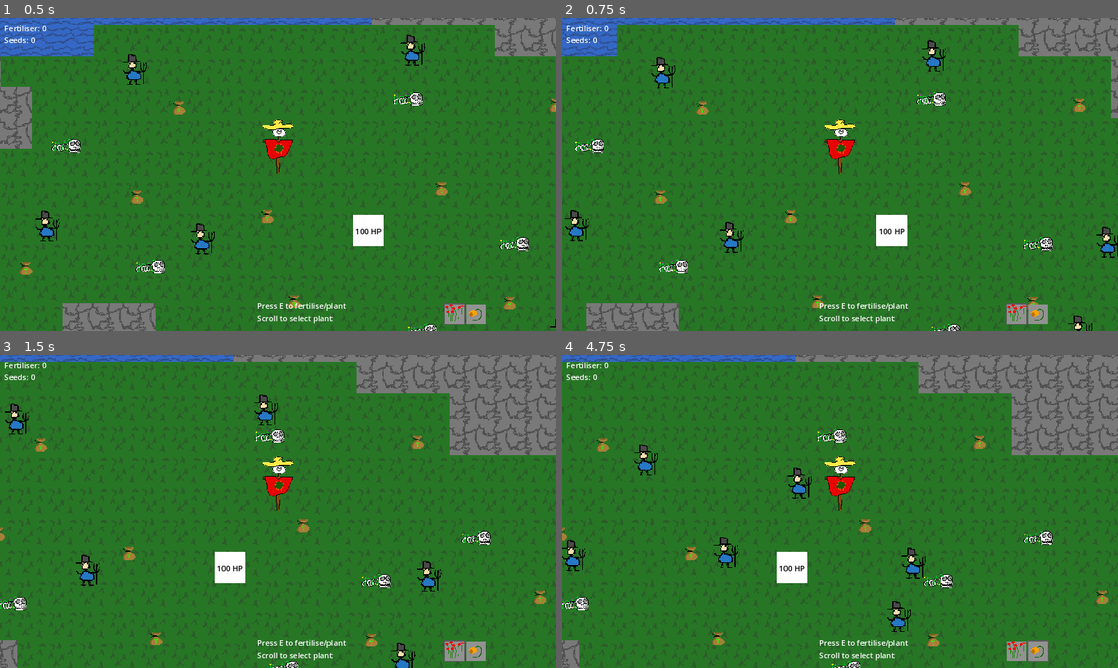
Above: before the commit, frames 1-4 (two rows, left to right).
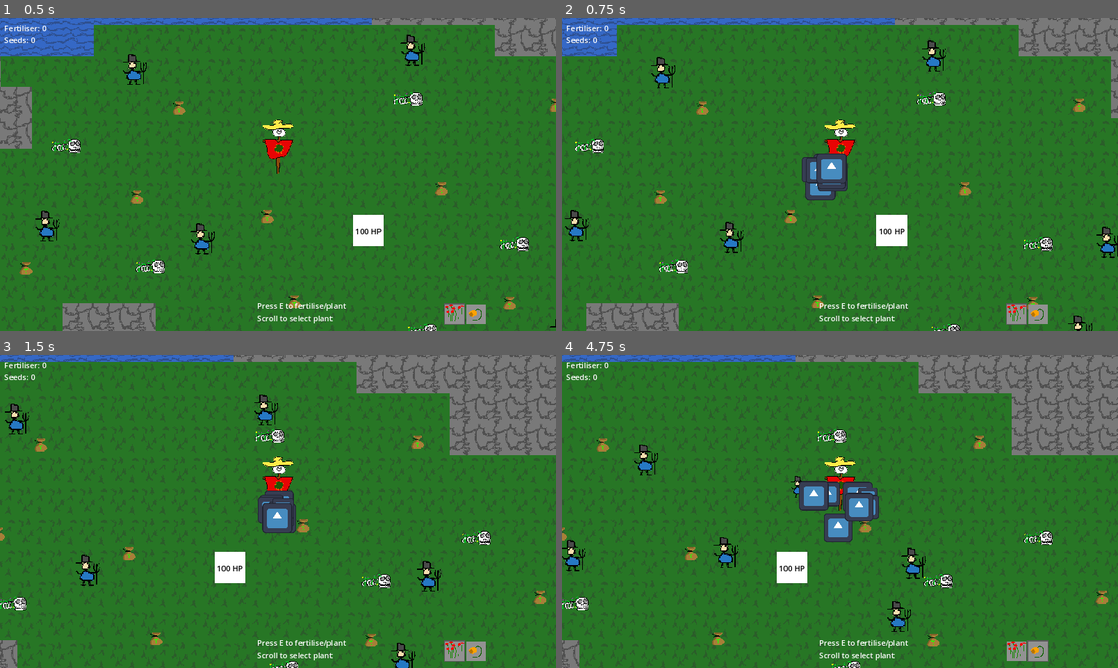
Above: after the commit, the same moments.

Repository: coat-soup/pixel-jam-2025
Game: Godot game, scene res://levels/gameplay_prototyping.tscn
Same seed, same stepped clock (60 frames per second), same inputs: the game is played once before the commit and once after it. The engine's default icon, where the game draws it, is replaced by a stand-in: a white triangle on a blue panel in a dark square.
Inputs (mouse positions are in pixels of both pictures, inside the frame that each line leads up to):
- Up to frame 1 (0.5 s): no input
- Up to frame 2 (0.75 s): tap E (interact) at 0.5 s; move the mouse to (962, 158) at 0.52 s; press the mouse at (962, 158) at 0.53 s; hold D (right) from 0.53 s (still down)
- Up to frame 3 (1.5 s): release D (right) at 1.25 s; release the mouse at (400, 495) at 1.25 s; tap E (interact) at 1.25 s; drag from (166, 527) to (266, 436) at 1.27 s
- Up to frame 4 (4.75 s): tap E (interact) every 0.75 s from 2 to 4.25 s; move the mouse to (895, 442) at 2.02 s; press the mouse at (895, 442) at 2.03 s; hold D (right) 2.03-2.75 s; tap Mouse wheel up (next_plant) at 2.1 s; release the mouse at (895, 442) at 2.75 s; drag from (812, 574) to (901, 539) at 2.77 s; move the mouse to (1006, 558) at 3.52 s; press the mouse at (1006, 558) at 3.53 s; hold A (left) 3.53-4.25 s; release the mouse at (1006, 558) at 4.25 s; drag from (673, 464) to (1034, 539) at 4.27 s

Frame 1 is identical in both runs. In frame 2, 1.1% of the frame differs, in the area x 43-52%, y 43-59%; in frame 3, 0.9%; in frame 4, 2.0%, in the area x 40-57%, y 36-60%.

Commit message:
player attacks

Diff:
--- a/enemies/enemy.gd
+++ b/enemies/enemy.gd
@@ -26,6 +26,10 @@
 
 func take_damage(amount : int):
 	cur_health -= amount
+	var s = float(cur_health)/float(max_health)
+	s = s/2 + 0.5
+	scale = Vector2(s, s)
+	print(scale)
 	if cur_health <= 0:
 		die()
 
--- a/plants/scripts/plant.gd
+++ b/plants/scripts/plant.gd
@@ -7,5 +7,5 @@
 @export var growth_time : float = 8.0
 @export var range : int = 10
 @export var damage : float = 7
-@export var speed : float = 0.5
+@export var speed : float = 1
 @export var attack_scene : PackedScene
--- a/player/player.tscn
+++ b/player/player.tscn
@@ -1,15 +1,20 @@
-[gd_scene load_steps=9 format=3 uid="uid://b00gmy7bv7qai"]
+[gd_scene load_steps=12 format=3 uid="uid://b00gmy7bv7qai"]
 
 [ext_resource type="Script" path="res://player/scripts/player.gd" id="1_fyvvm"]
-[ext_resource type="Texture2D" uid="uid://c2vhoha04ienm" path="res://player/scarecrow.png" id="1_qi8rk"]
+[ext_resource type="Texture2D" uid="uid://c2vhoha04ienm" path="res://player/scarecrow-prot.png" id="1_qi8rk"]
 [ext_resource type="Script" path="res://player/scripts/player_movement.gd" id="2_3mo3t"]
 [ext_resource type="Script" path="res://player/scripts/farming_manager.gd" id="3_l4854"]
 [ext_resource type="Script" path="res://plants/scripts/plant.gd" id="5_glohh"]
 [ext_resource type="Resource" uid="uid://bpem5vv10cdm6" path="res://plants/resources/prot_plant_shooter.tres" id="6_28hm6"]
 [ext_resource type="Resource" uid="uid://v7hxoaplqdxc" path="res://plants/resources/prot_plant_wave.tres" id="7_12su7"]
+[ext_resource type="Script" path="res://player/scripts/player_attack_manager.gd" id="8_ko4vy"]
+[ext_resource type="PackedScene" uid="uid://d4dwv7suvhn6s" path="res://player/player_swing_vfx.tscn" id="9_noxr8"]
 
 [sub_resource type="CircleShape2D" id="CircleShape2D_1t6l6"]
 radius = 29.0172
+
+[sub_resource type="CircleShape2D" id="CircleShape2D_bdojh"]
+radius = 122.004
 
 [node name="Player" type="CharacterBody2D"]
 script = ExtResource("1_fyvvm")
@@ -34,3 +39,13 @@
 script = ExtResource("3_l4854")
 player = NodePath("..")
 available_plants = Array[ExtResource("5_glohh")]([ExtResource("6_28hm6"), ExtResource("7_12su7")])
+
+[node name="Attack" type="Node2D" parent="."]
+script = ExtResource("8_ko4vy")
+particles = ExtResource("9_noxr8")
+
+[node name="AttackCollision" type="Area2D" parent="Attack"]
+
+[node name="CollisionShape2D" type="CollisionShape2D" parent="Attack/AttackCollision"]
+position = Vector2(0, -32)
+shape = SubResource("CircleShape2D_bdojh")
--- /dev/null
+++ b/player/player_swing_vfx.tscn
@@ -0,0 +1,78 @@
+[gd_scene load_steps=6 format=3 uid="uid://d4dwv7suvhn6s"]
+
+[ext_resource type="Texture2D" uid="uid://b12ko3xdj4nyq" path="res://icon.svg" id="1_jf6eg"]
+
+[sub_resource type="ParticleProcessMaterial" id="ParticleProcessMaterial_s6n0y"]
+particle_flag_disable_z = true
+spread = 180.0
+initial_velocity_min = 100.0
+initial_velocity_max = 200.0
+gravity = Vector3(0, 0, 0)
+scale_min = 0.3
+scale_max = 0.5
+
+[sub_resource type="Animation" id="Animation_wbyx1"]
+resource_name = "particles"
+tracks/0/type = "value"
+tracks/0/imported = false
+tracks/0/enabled = true
+tracks/0/path = NodePath("GPUParticles2D:emitting")
+tracks/0/interp = 1
+tracks/0/loop_wrap = true
+tracks/0/keys = {
+"times": PackedFloat32Array(0.1),
+"transitions": PackedFloat32Array(1),
+"update": 1,
+"values": [true]
+}
+tracks/1/type = "method"
+tracks/1/imported = false
+tracks/1/enabled = true
+tracks/1/path = NodePath(".")
+tracks/1/interp = 1
+tracks/1/loop_wrap = true
+tracks/1/keys = {
+"times": PackedFloat32Array(1),
+"transitions": PackedFloat32Array(1),
+"values": [{
+"args": [],
+"method": &"queue_free"
+}]
+}
+
+[sub_resource type="Animation" id="Animation_7a0gw"]
+length = 0.001
+tracks/0/type = "value"
+tracks/0/imported = false
+tracks/0/enabled = true
+tracks/0/path = NodePath("GPUParticles2D:emitting")
+tracks/0/interp = 1
+tracks/0/loop_wrap = true
+tracks/0/keys = {
+"times": PackedFloat32Array(0),
+"transitions": PackedFloat32Array(1),
+"update": 1,
+"values": [false]
+}
+
+[sub_resource type="AnimationLibrary" id="AnimationLibrary_8ef5c"]
+_data = {
+"RESET": SubResource("Animation_7a0gw"),
+"particles": SubResource("Animation_wbyx1")
+}
+
+[node name="PlayerSwingVfx" type="Node2D"]
+
+[node name="GPUParticles2D" type="GPUParticles2D" parent="."]
+emitting = false
+process_material = SubResource("ParticleProcessMaterial_s6n0y")
+texture = ExtResource("1_jf6eg")
+lifetime = 0.5
+one_shot = true
+explosiveness = 1.0
+
+[node name="AnimationPlayer" type="AnimationPlayer" parent="."]
+libraries = {
+"": SubResource("AnimationLibrary_8ef5c")
+}
+autoplay = "particles"
--- /dev/null
+++ b/player/scripts/player_attack_manager.gd
@@ -0,0 +1,32 @@
+extends Node
+
+@export var damage := 9
+@export var attack_speed := 1.3
+@export var particles : PackedScene
+
+@onready var attack_collision: Area2D = $AttackCollision
+
+var attack_timer := 0.0
+
+
+func _process(delta: float) -> void:
+	if attack_timer > 0:
+		attack_timer -= delta
+
+
+func _input(event: InputEvent) -> void:
+	if event.is_action_pressed("attack"):
+		attack()
+
+
+func attack():
+	if attack_timer > 0:
+		return
+	add_child(particles.instantiate())
+	attack_timer = 1.0/attack_speed
+
+	var bodies = attack_collision.get_overlapping_bodies()
+	for enemy in bodies:
+		enemy = enemy as Enemy
+		if enemy:
+			enemy.take_damage(damage)
--- a/project.godot
+++ b/project.godot
@@ -65,6 +65,11 @@
 "events": [Object(InputEventMouseButton,"resource_local_to_scene":false,"resource_name":"","device":-1,"window_id":0,"a …(253 unchanged characters)…
 ]
 }
+attack={
+"deadzone": 0.5,
+"events": [Object(InputEventMouseButton,"resource_local_to_scene":false,"resource_name":"","device":-1,"window_id":0,"alt_pressed":false,"shift_pressed":false,"ctrl_pressed":false,"meta_pressed":false,"button_mask":1,"position":Vector2(218, 8),"global_position":Vector2(227, 54),"factor":1.0,"button_index":1,"canceled":false,"pressed":true,"double_click":true,"script":null)
+]
+}
 
 [rendering]
 
Renamed: player/scarecrow.png -> player/scarecrow-prot.png
Not shown, changed: player/scarecrow-prot.png.import
